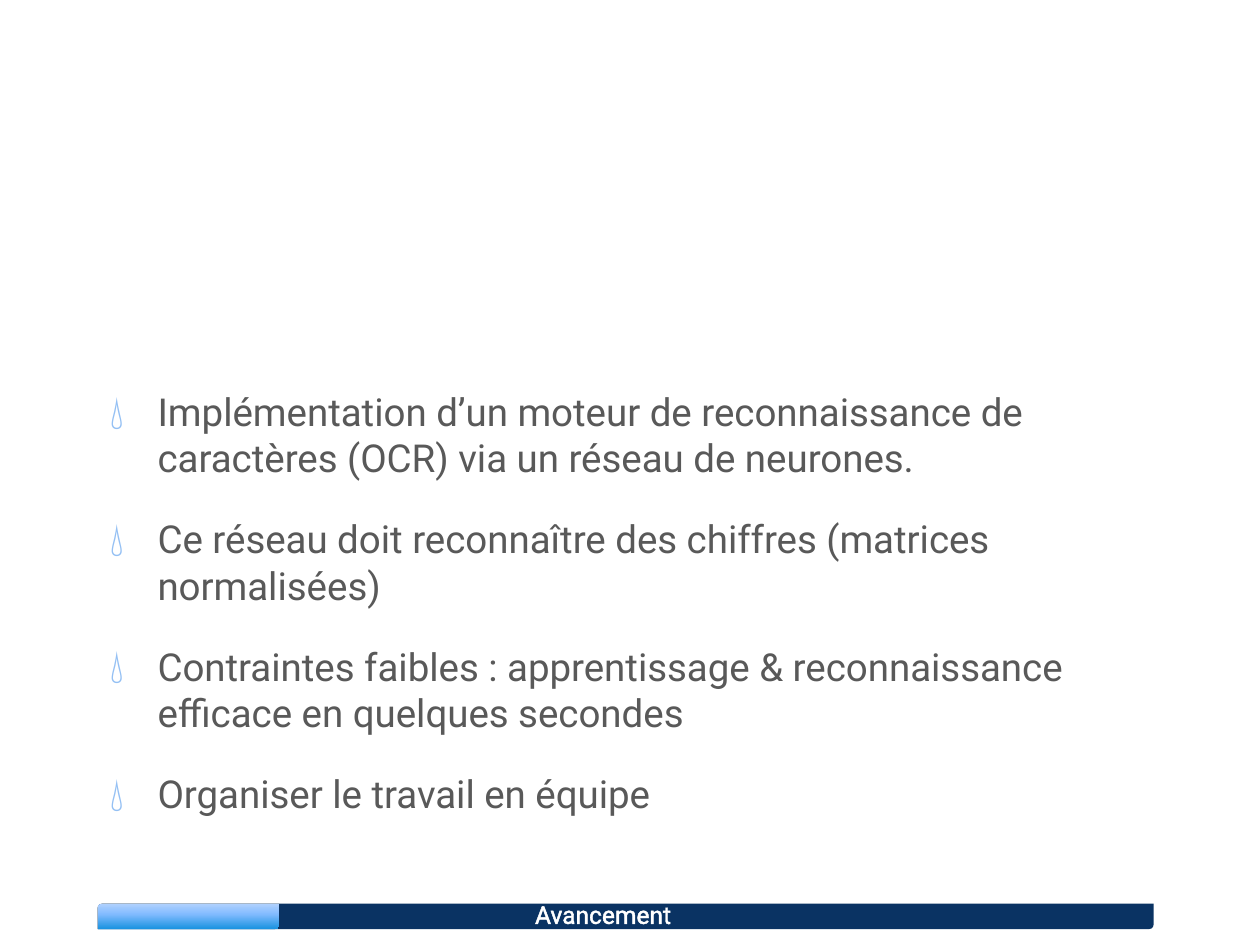
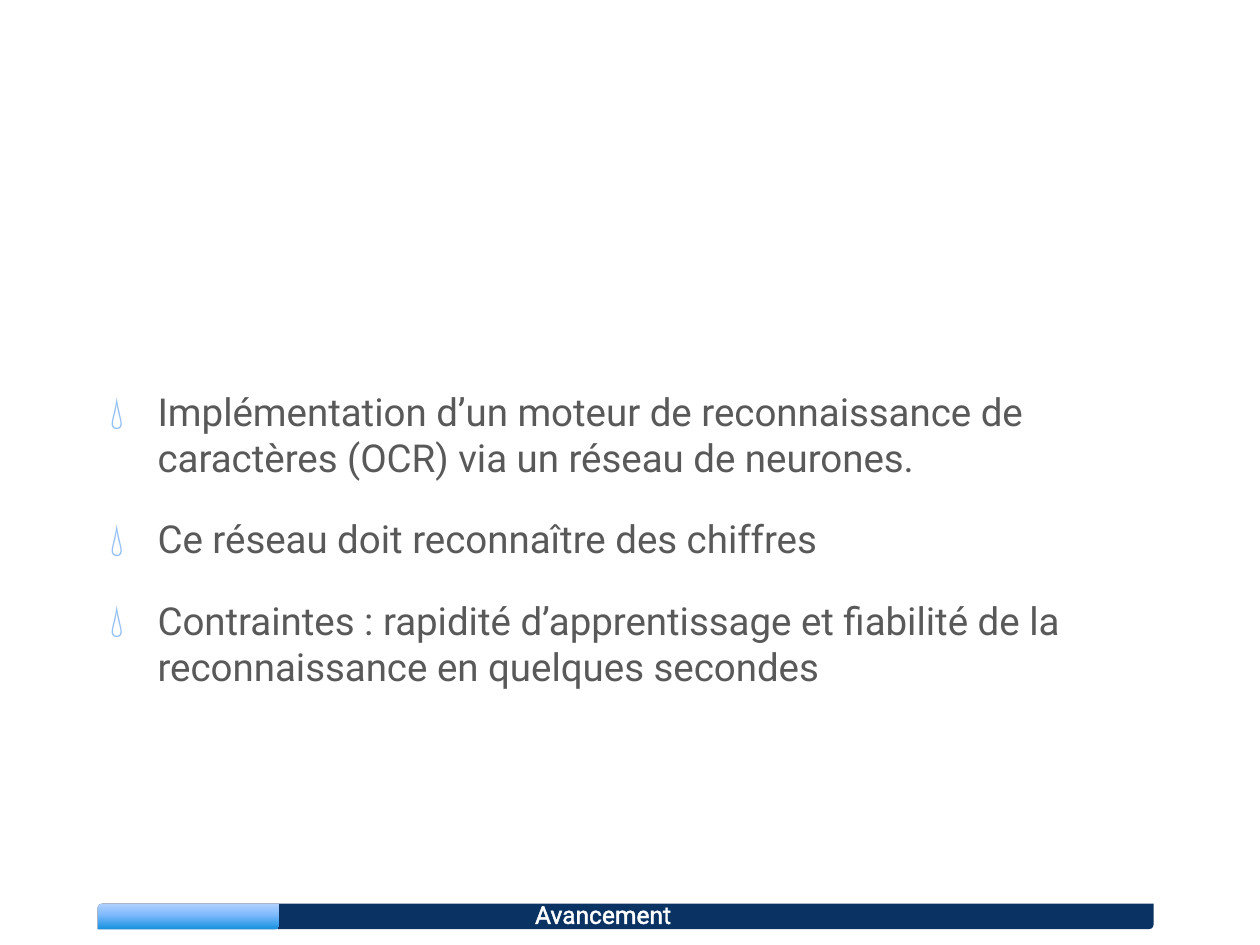
Before and after one commit to Spleeen/Reconnaissance-de-caract-res, a slide deck: slide 2 of docs/Présentation Reconnaissance de caractères.pptx. Drawn at 1260x945 pixels with LibreOffice and Linux fonts; fonts in the diff are those of the drawing; background and template pictures are left out. Boxes give left, top, right and bottom in pixels: in the first picture for what was removed or moved away, otherwise in the second. Text is boxed around its words. In the diff, an @@ line names an element or a change of style, - is before the commit and + after.

```diff
--- a/docs/Présentation Reconnaissance de caractères.pptx
+++ b/docs/Présentation Reconnaissance de caractères.pptx
@@ text at box(158, 523, 1059, 689): text changed @@
-💧 Ce réseau doit reconnaître des chiffres (matrices normalisées)
-💧 Contraintes faibles : apprentissage & reconnaissance efficace en quelques secondes
-💧 Organiser le travail en équipe
+💧 Ce réseau doit reconnaître des chiffres
+💧 Contraintes : rapidité d’apprentissage et fiabilité de la reconnaissance en quelques secondes
```
Also in this commit, not shown: 2 other slides changed, 1 other file.
